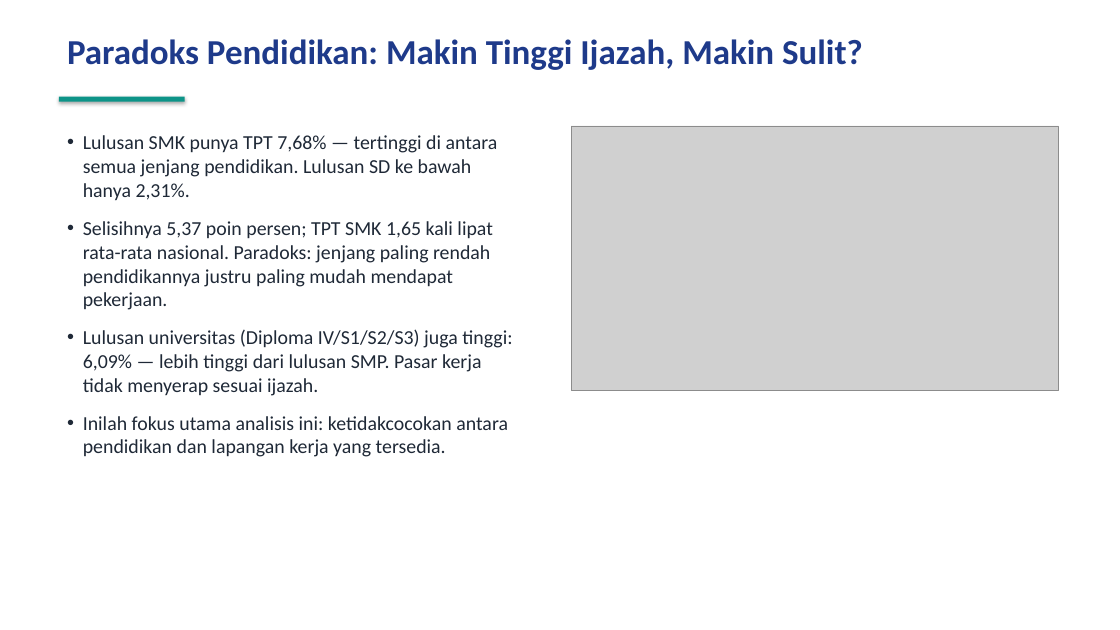
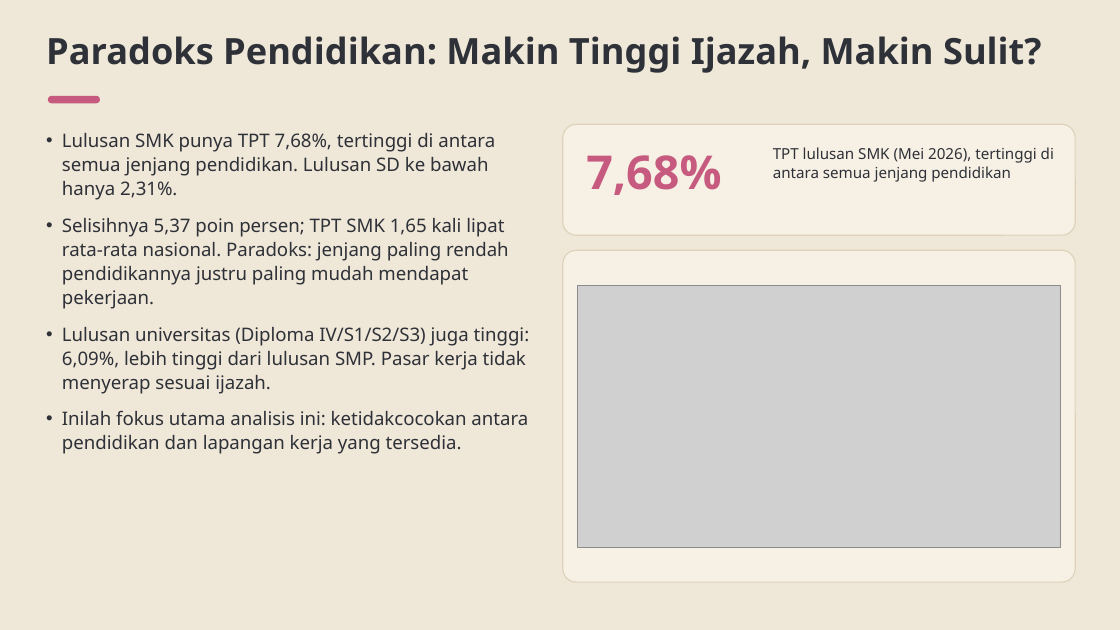
Before and after one commit to baghizash/pengangguran-indonesia-2026, a slide deck: slide 4 of Portofolio-Analisis-Pengangguran-2026.pptx. Drawn at 1120x630 pixels with LibreOffice and Linux fonts; fonts in the diff are those of the drawing; grey boxes stand for pictures. Boxes give left, top, right and bottom in pixels: in the first picture for what was removed or moved away, otherwise in the second. Text is boxed around its words. In the diff, an @@ line names an element or a change of style, - is before the commit and + after.

```diff
--- a/Portofolio-Analisis-Pengangguran-2026.pptx
+++ b/Portofolio-Analisis-Pengangguran-2026.pptx
@@ background #FFFFFF to #EFE7D8 @@
@@ text "Paradoks Pendidikan: Makin Tinggi Ijazah, ...": place and size @@
-text "Paradoks Pendidikan: Makin Tinggi Ijazah, ..." at <box>67,39,863,70</box>
+text "Paradoks Pendidikan: Makin Tinggi Ijazah, ..." at <box>46,36,1042,73</box>
@@ text "Paradoks Pendidikan: Makin Tinggi Ijazah, ..." at <box>46,36,1042,73</box>: size 30 to 31 pt, font Calibri to Noto Sans, text colour #1E3A8A to #2E3138; line spacing 1 to 1.07 @@
@@ rounded rectangle: place and size @@
-rounded rectangle at <box>59,97,185,102</box>
+rounded rectangle at <box>48,96,100,103</box>
@@ rounded rectangle at <box>48,96,100,103</box>: rectangle to rounded rectangle; fill #0D9488 to #C75B7F; shadow off @@
@@ text "Lulusan SMK punya TPT 7,68%, ...": place and size @@
-text "Lulusan SMK punya TPT 7,68%, ..." at <box>83,135,512,457</box>
+text "Lulusan SMK punya TPT 7,68%, ..." at <box>62,133,530,454</box>
@@ text at <box>62,133,495,200</box>: text changed; size 17 to 16 pt; font Calibri to Noto Sans; text colour #1F2937 to #2E3138 @@
-• Lulusan SMK punya TPT 7,68% — tertinggi di antara semua jenjang pendidikan. Lulusan SD ke bawah hanya 2,31%.
+• Lulusan SMK punya TPT 7,68%, tertinggi di antara semua jenjang pendidikan. Lulusan SD ke bawah hanya 2,31%.
@@ rounded rectangle added at <box>563,124,1075,235</box>, fill #F7F1E5, outline #DED2BA 1 pt @@
@@ picture removed at <box>571,126,1059,391</box> @@
@@ text added at <box>773,147,1054,182</box>, 13 pt, text #2E3138 @@
+TPT lulusan SMK (Mei 2026), tertinggi di antara semua jenjang pendidikan
@@ text added at <box>586,155,721,195</box>, 40 pt, text #C75B7F, bold @@
+7,68%
@@ text at <box>62,218,528,454</box>: size 17 to 16 pt, font Calibri to Noto Sans, text colour #1F2937 to #2E3138 in "Selisihnya 5,37 poin persen; TPT SMK 1,65 ...", "Inilah fokus utama analisis ini: ketidakcocokan antara ..."; line spacing 1 to 1.07; less space between paragraphs @@
@@ rounded rectangle added at <box>563,250,1075,582</box>, fill #F7F1E5, outline #DED2BA 1 pt @@
@@ picture added at <box>578,286,1060,548</box> @@
@@ text at <box>62,327,530,394</box>: text changed; size 17 to 16 pt; font Calibri to Noto Sans; text colour #1F2937 to #2E3138 @@
-• Lulusan universitas (Diploma IV/S1/S2/S3) juga tinggi: 6,09% — lebih tinggi dari lulusan SMP. Pasar kerja tidak menyerap sesuai ijazah.
+• Lulusan universitas (Diploma IV/S1/S2/S3) juga tinggi: 6,09%, lebih tinggi dari lulusan SMP. Pasar kerja tidak menyerap sesuai ijazah.
```
Also in this commit, not shown: 9 other slides changed.
